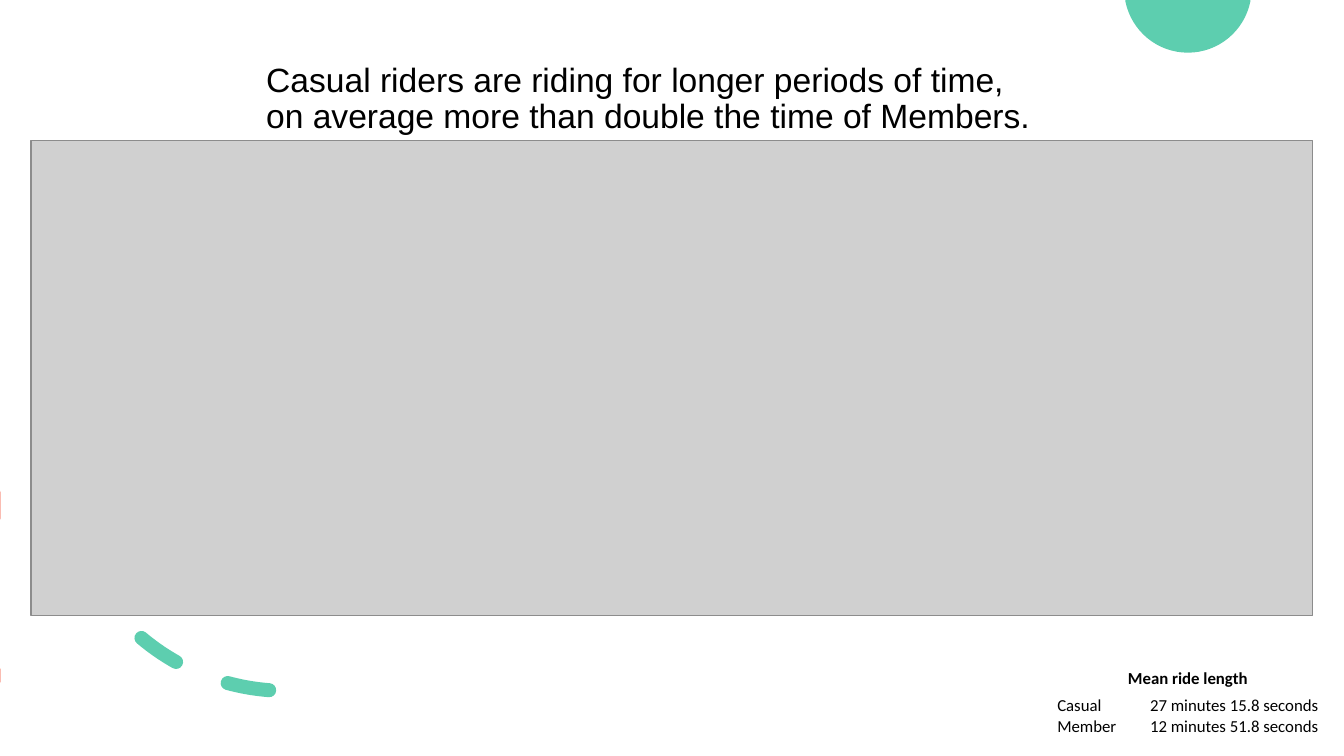
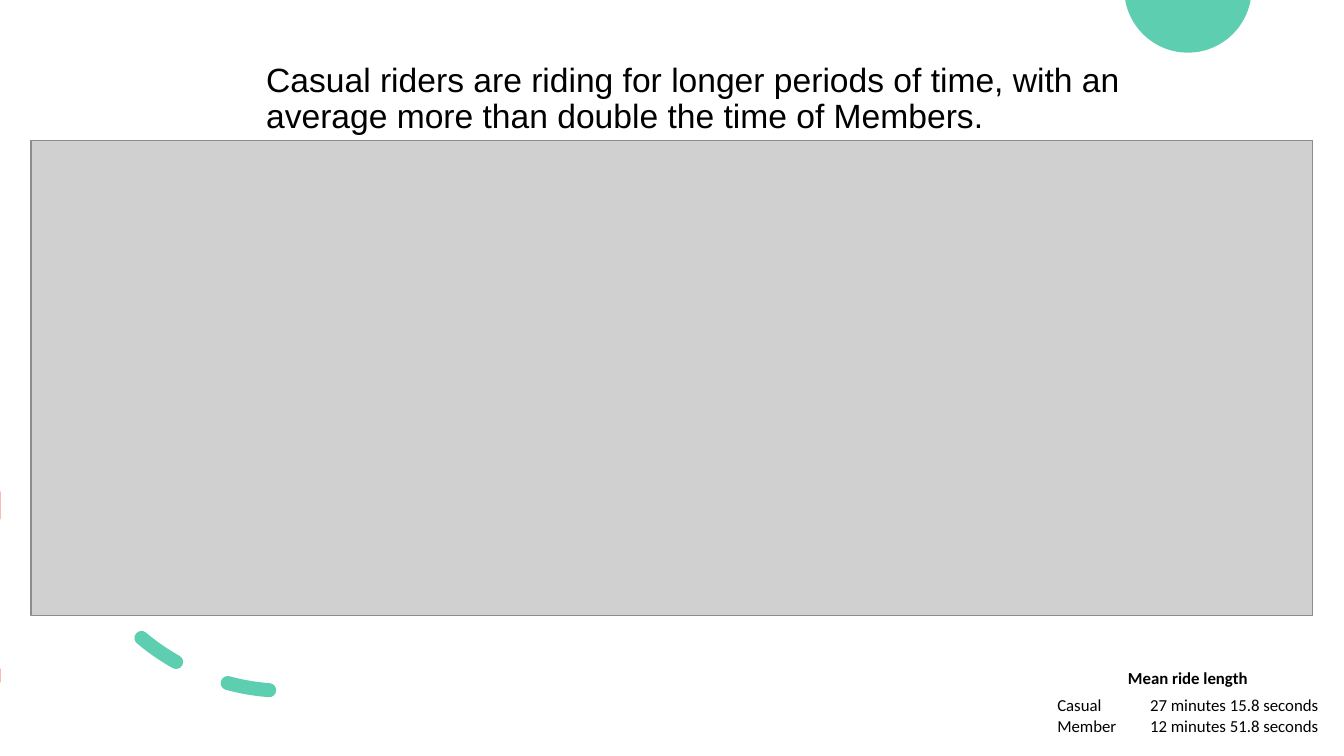
Before and after one commit to Ermiasmolla/.github.io, a slide deck: slide 5 of Cyclistic Case Study.pptx. Drawn at 1344x756 pixels with LibreOffice and Linux fonts; fonts in the diff are those of the drawing; grey boxes stand for pictures. Boxes give left, top, right and bottom in pixels: in the first picture for what was removed or moved away, otherwise in the second. Text is boxed around its words. In the diff, an @@ line names an element or a change of style, - is before the commit and + after.

```diff
--- a/Cyclistic Case Study.pptx
+++ b/Cyclistic Case Study.pptx
@@ title at box(266, 67, 1119, 135): text changed @@
-Casual riders are riding for longer periods of time,
-on average more than double the time of Members.
+Casual riders are riding for longer periods of time, with an average more than double the time of Members.
```
Also in this commit, not shown: 4 other slides changed, 3 other files.
